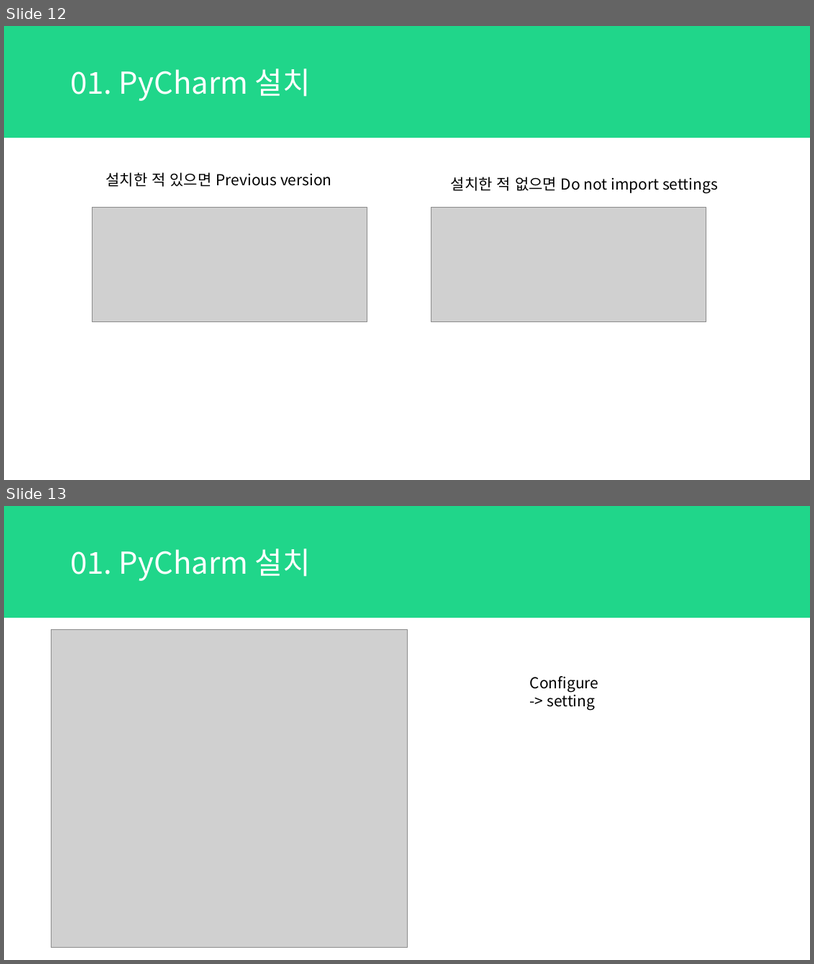
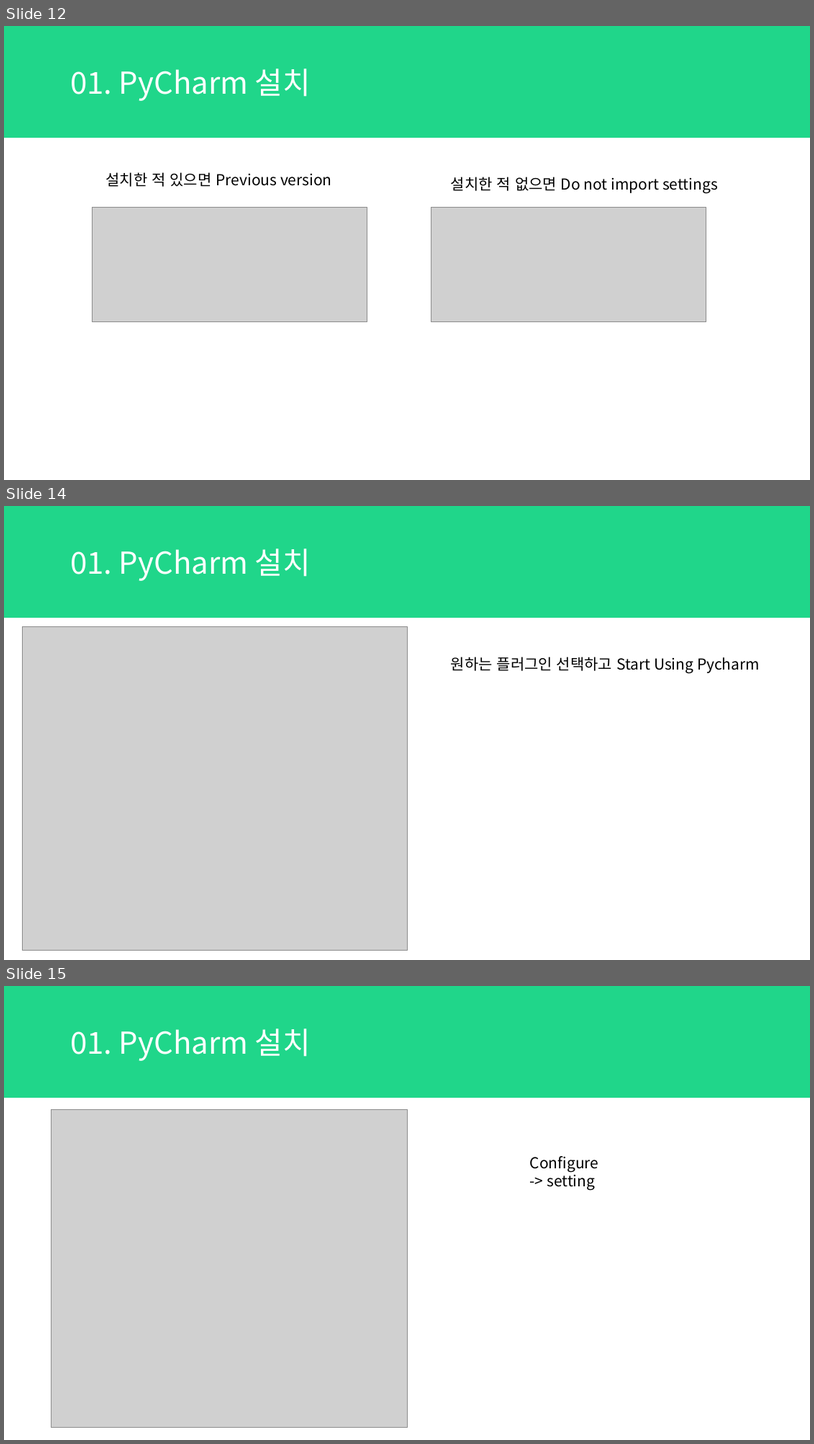
Before and after one commit to alro923/Deep_learning_with_python, a slide deck: 02. 아나콘다 파이참 연동.pptx. Shown one above the other, each under a label of ours: slides 12 and 13 before the commit, slides 12, 14 and 15 after it; the slides between them are not shown. The pictures are 814x964 and 814x1444 pixels, drawn with LibreOffice and Linux fonts; fonts in the diff are those of the drawing; grey boxes stand for pictures. Boxes give left, top, right and bottom in pixels: in the first picture for what was removed or moved away, otherwise in the second. Text is boxed around its words. In the diff, an @@ line names an element or a change of style, - is before the commit and + after.

```diff
--- a/02. 아나콘다 파이참 연동.pptx
+++ b/02. 아나콘다 파이참 연동.pptx
@@ slide 14 added at box(4, 506, 810, 960), background #FFFFFF @@
@@ rectangle added at box(4, 506, 810, 618), fill #20D68A, 36 pt, text #FFFFFF @@
+01. PyCharm 설치
@@ picture added at box(22, 626, 407, 950) @@
@@ text added at box(451, 656, 760, 673), 18 pt, text #000000 @@
+원하는 플러그인 선택하고 Start Using Pycharm
@@ what was slide 13 is now slide 15 @@
```
Also in this commit, not shown: 2 slides changed, 1 other slide added, 1 other file.
